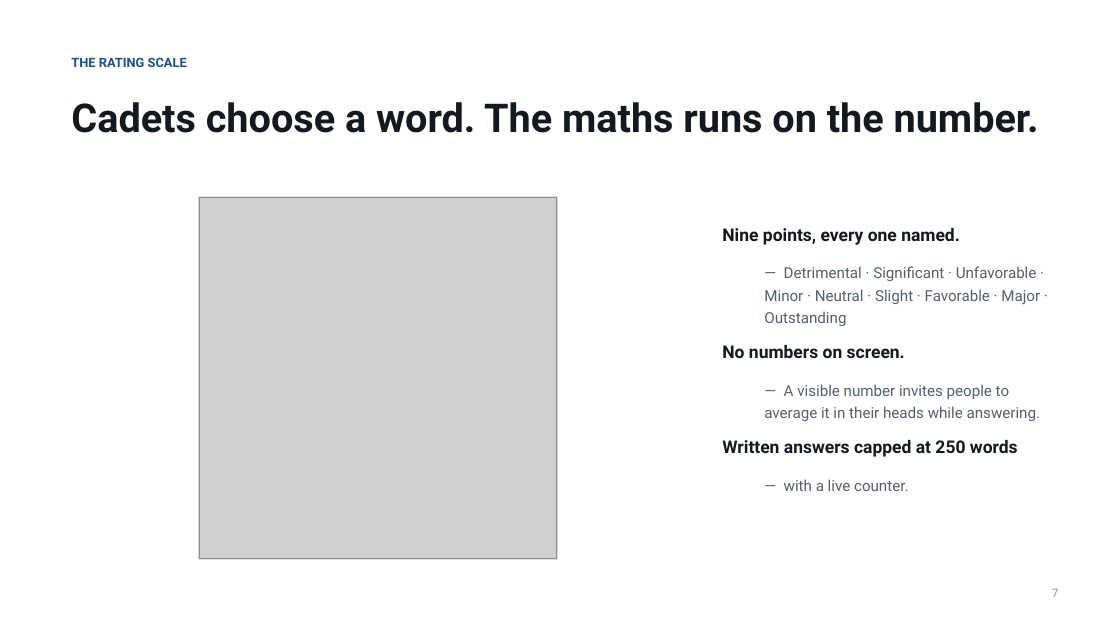
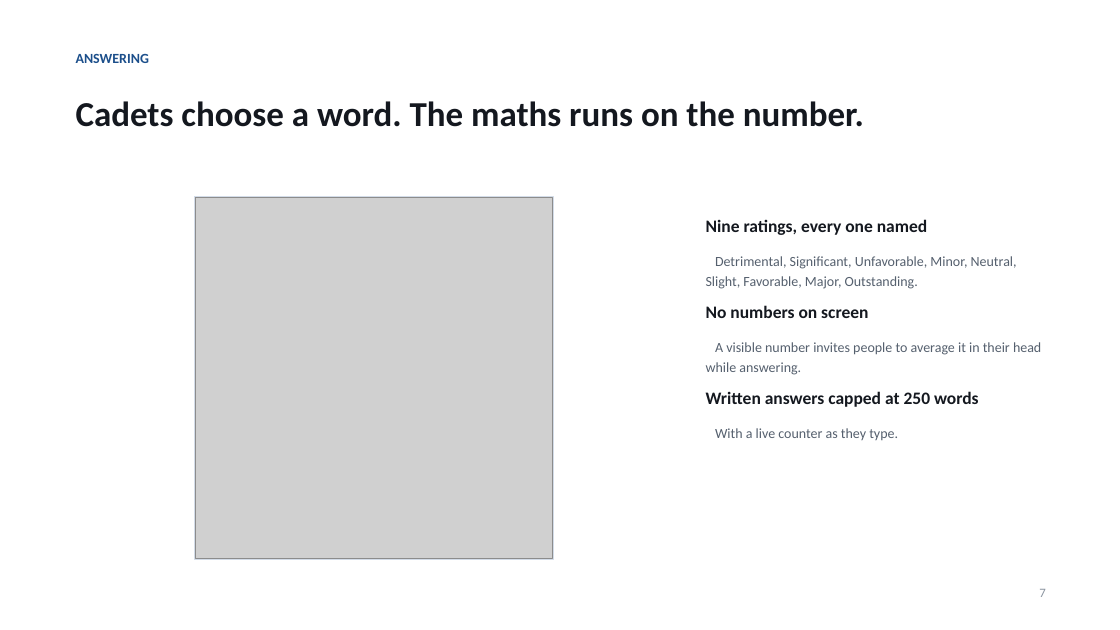
Before and after one commit to dmg-arts/my-pwa, a slide deck: slide 7 of docs/TOP-Feedback-Introduction.pptx. Drawn at 1120x630 pixels with LibreOffice and Linux fonts; fonts in the diff are those of the drawing; grey boxes stand for pictures. Boxes give left, top, right and bottom in pixels: in the first picture for what was removed or moved away, otherwise in the second. Text is boxed around its words. In the diff, an @@ line names an element or a change of style, - is before the commit and + after.

```diff
--- a/docs/TOP-Feedback-Introduction.pptx
+++ b/docs/TOP-Feedback-Introduction.pptx
@@ text at <box>76,54,149,63</box>: text changed; size 11 to 12 pt; font Roboto to Calibri @@
-THE RATING SCALE
+ANSWERING
@@ text "Cadets choose a word. The ..." at <box>76,101,864,127</box>: size 34 to 30 pt, font Roboto to Calibri; line spacing 1.18 to 1.22 @@
@@ rectangle: place and size @@
-rectangle at <box>198,197,557,560</box>
+rectangle at <box>194,197,553,560</box>
@@ rectangle at <box>194,197,553,560</box>: outline #D8DEE8 1 pt to #D3DCE8 1 pt @@
@@ picture: place and size @@
-picture at <box>199,197,556,559</box>
+picture at <box>195,197,552,559</box>
@@ text at <box>706,219,1041,375</box>: text changed; size 13 to 12 pt; font Roboto to Calibri @@
-Nine points, every one named.
-  — Detrimental · Significant · Unfavorable · Minor · Neutral · Slight · Favorable · Major · Outstanding
-No numbers on screen.
-  — A visible number invites people to average it in their heads while answering.
+Nine ratings, every one named
+Detrimental, Significant, Unfavorable, Minor, Neutral, Slight, Favorable, Major, Outstanding.
+No numbers on screen
+A visible number invites people to average it in their head while answering.
@@ text "Nine ratings, every one named": place and size @@
-text "Nine ratings, every one named" at <box>722,228,1040,491</box>
+text "Nine ratings, every one named" at <box>706,219,1041,440</box>
@@ text at <box>706,391,979,407</box>: font Roboto to Calibri in "Written answers capped at 250 words"; line spacing 1.25 to 1.22; less space between paragraphs @@
@@ text at <box>715,428,898,440</box>: text changed; size 13 to 12 pt; font Roboto to Calibri @@
-  — with a live counter.
+With a live counter as they type.
@@ text "7": place and size @@
-text "7" at <box>1052,589,1059,597</box>
+text "7" at <box>1039,589,1045,597</box>
@@ text "7" at <box>1039,589,1045,597</box>: size 10 to 11 pt, font Roboto to Calibri; line spacing 1.18 to 1.22 @@
```
Also in this commit, not shown: 16 other slides changed, 2 other files.
